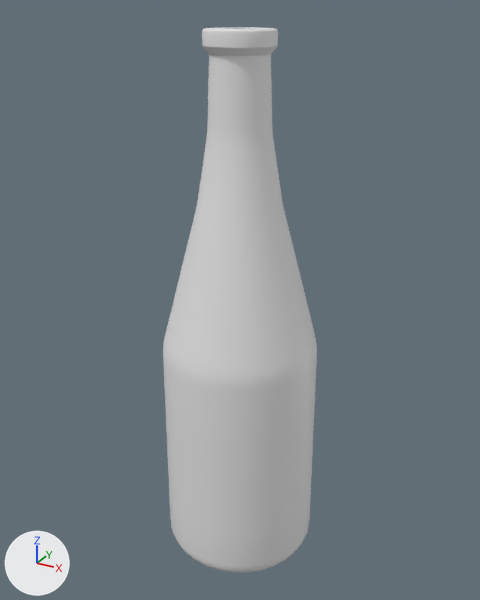
Before and after pictures for a commit that changed the FBX model Assets/Art/Characters/SM_ChampagneBottle.fbx.
Rendered twice from a camera (50 mm lens) standing at (0.493, -0.896, 0.935) and looking at (-0.006, 0.011, 0.482). Every picture has the same lights, and +X, +Y and +Z are marked at lower left. Where no turn or scale is listed for an object, it has been applied to the vertices.

Names of what the first picture shows: 'Champagne_Bottle'.
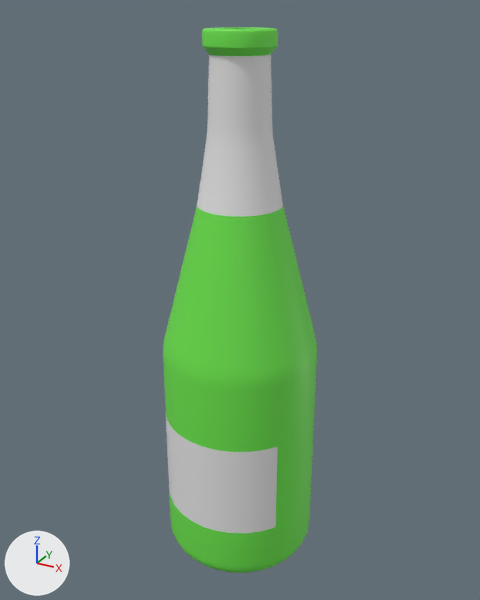
Commit message: resub bottle

Pixel boxes [x1, y1, x2, y2] of what changed, in the pictures (480 x 600 px):
'Champagne_Bottle', recoloured (white to green)
    both: [163, 27, 317, 573]

What the commit changed:
Material 'Mat_GreenGlass' (mat_mat_greenglass) changes colour from white #e7e7e7 to green #6de74c; in linear values from (0.8, 0.8, 0.8) to (0.153, 0.8, 0.0726).
